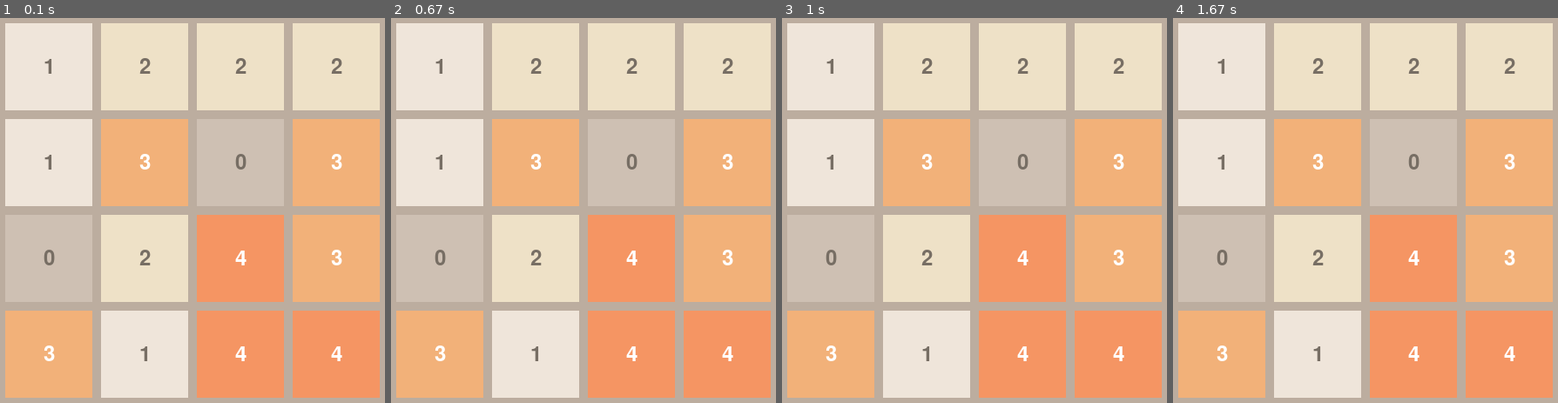
Above: before the commit, frames 1-4 (left to right).
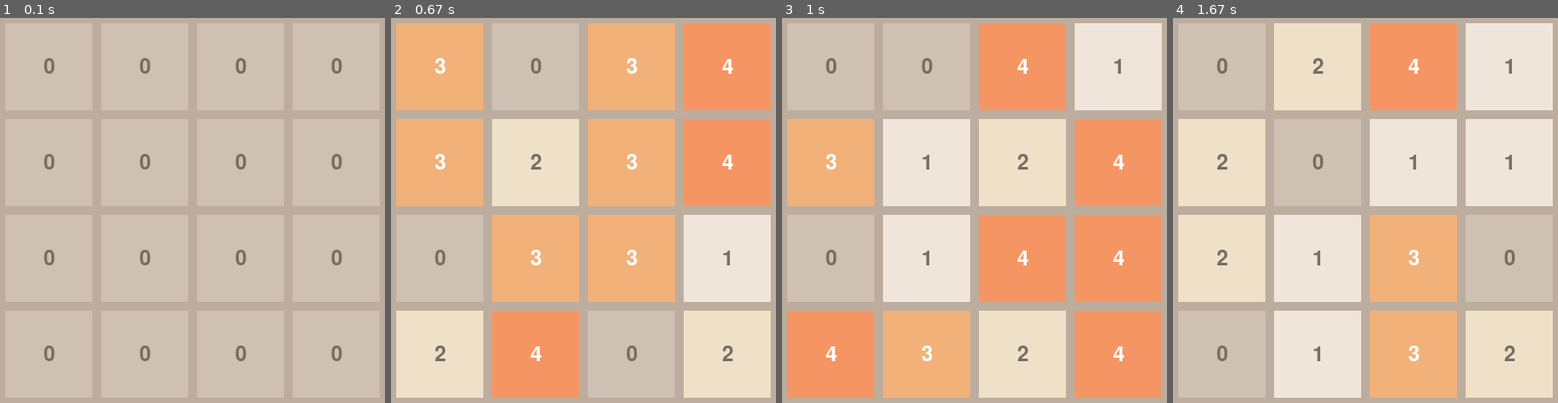
Above: after the commit, the same moments.

Repository: Smartitect/2048
Game: pygame game, started from py2048_pygame.py
The game is run twice, just before and just after one commit, with the same random seed, the same clock (stepped at 60 frames per second) and the same inputs.
Inputs:
- Up to frame 1 (0.1 s): no input
- Up to frame 2 (0.67 s): tap Enter at 0.33 s
- Up to frame 3 (1 s): tap Space at 0.67 s
- Up to frame 4 (1.67 s): tap Enter at 1 s; tap Space at 1.33 s

The runs differ from the first frame. In frame 1, 71% of the frame differs, in the area x 1-99%, y 1-99%; in frame 2, 77%; in frame 3, 56%; in frame 4, 56%.

Commit message:
Got tiles responding to key inputs.

Diff:
--- a/py2048_pygame.py
+++ b/py2048_pygame.py
@@ -27,9 +27,6 @@
     4: {"font": TEXT_LIGHT, "fill": pygame.Color(245, 149, 99)}
 }
 
-# Initialize pygame
-pygame.init()
-
 # Define constants for the screen width and height
 BORDER_WIDTH = 10
 TILE_SIZE = 100
@@ -37,21 +34,14 @@
 SCREEN_WIDTH = SCREEN_HEIGHT = ((NUMBER_OF_ROWS + 1) * BORDER_WIDTH) + (NUMBER_OF_ROWS * TILE_SIZE)
 
 FONT_SIZE = 24
-FONT = pygame.font.Font(pygame.font.get_default_font(), FONT_SIZE)
 
-# Create the screen object
-# The size is determined by the constant SCREEN_WIDTH and SCREEN_HEIGHT
-screen = pygame.display.set_mode((SCREEN_WIDTH, SCREEN_HEIGHT))
-screen.fill(BACKGROUND)
-
-# Variable to keep the main loop running
-running = True
 
 
 class Tile(pygame.sprite.Sprite):
 
     def __init__(self, row, column, value=0):
         super(Tile, self).__init__()
+        self.font = pygame.font.Font(pygame.font.get_default_font(), FONT_SIZE)
         self.x_pos = BORDER_WIDTH + (row * (BORDER_WIDTH + TILE_SIZE))
         self.y_pos = BORDER_WIDTH + (column * (BORDER_WIDTH + TILE_SIZE))
         self.surface = pygame.Surface((TILE_SIZE, TILE_SIZE))
@@ -65,7 +55,7 @@
 
     def change_text(self, value):
         text_colour = CELL_STYLES[value]["font"]
-        text_surface = FONT.render(str(value), True, text_colour, None)
+        text_surface = self.font.render(str(value), True, text_colour, None)
         text_rectangle = text_surface.get_rect(center=(TILE_SIZE/2, TILE_SIZE/2))
         self.surface.blit(text_surface, text_rectangle)
 
@@ -73,35 +63,60 @@
         fill_colour = CELL_STYLES[value]["fill"]
         self.surface.fill(fill_colour)
 
-all_tiles = pygame.sprite.Group()
+class Game:
 
-def initialise_tiles():
+    def __init__(self):
+        # Set up group to hold tile sprite objects
+        self.all_tiles = pygame.sprite.Group()
+        # The size is determined by the constant SCREEN_WIDTH and SCREEN_HEIGHT
+        self.screen = pygame.display.set_mode((SCREEN_WIDTH, SCREEN_HEIGHT))
+        self.screen.fill(BACKGROUND)
+        # Initial the 16 tiles as sprites
+        self.tiles = self.initialise_tiles()
+        self.draw_tiles()
 
-    tiles = []
+    def initialise_tiles(self):
+        tiles = []
+        for row in range(0, NUMBER_OF_ROWS):
+            row_of_tiles = []
+            for column in range(0, NUMBER_OF_COLUMNS):
+                tile = Tile(row, column)
+                row_of_tiles.append(tile)
+                self.all_tiles.add(tile)
+            tiles.append(row_of_tiles)
+        return tiles
 
-    for row in range(0, NUMBER_OF_ROWS):
-        row_of_tiles = []
-        for column in range(0, NUMBER_OF_COLUMNS):
-            tile = Tile(row, column, random.randint(0, 4))
-            row_of_tiles.append(tile)
-            all_tiles.add(tile)
-        tiles.append(row_of_tiles)
-    return tiles
+    def update_tiles(self, tile_values):
+        for row in range(0, NUMBER_OF_ROWS):
+            for column in range(0, NUMBER_OF_COLUMNS):
+                self.tiles[row][column].update(tile_values[row][column])
 
-def draw_tiles(screen):
-    for tile in all_tiles:
-        screen.blit(tile.surface, (tile.x_pos, tile.y_pos))
+    def draw_tiles(self):
+        for tile in self.all_tiles:
+            self.screen.blit(tile.surface, (tile.x_pos, tile.y_pos))
 
-def draw_tiles_old(screen, tiles):
-    for row in range(0, NUMBER_OF_ROWS):
-        for column in range(0, NUMBER_OF_COLUMNS):
-            tile = tiles[row][column]
-            screen.blit(tile.surface, (tile.x_pos, tile.y_pos))
+    @staticmethod
+    def generate_random_tile_values():
+        return [
+            [
+                random.randint(0, 4) for column in range(0, NUMBER_OF_COLUMNS)
+            ]
+            for row in range(0, NUMBER_OF_ROWS)
+        ]
+        # tile_values = []
+        # for row in range(0, NUMBER_OF_ROWS):
+        #     row_of_tiles = []
+        #     for column in range(0, NUMBER_OF_COLUMNS):
+        #         row_of_tiles.append(random.randint(0, 4))
+        #     tile_values.append(row_of_tiles)
+        # return tile_values
 
-tiles = initialise_tiles()
-draw_tiles(screen)
+# Initialize pygame
+pygame.init()
+game = Game()
 
-pygame.display.flip()
+# Variable to keep the main loop running
+running = True
 
 # Main loop
 while running:
@@ -112,8 +127,13 @@
             # Was it the Escape key? If so, stop the loop.
             if event.key == K_ESCAPE:
                 running = False
-
+            else:
+                tile_values = Game.generate_random_tile_values()
+                game.update_tiles(tile_values)
+                game.draw_tiles()
 
         # Did the user click the window close button? If so, stop the loop.
         elif event.type == QUIT:
             running = False
+
+    pygame.display.flip()
